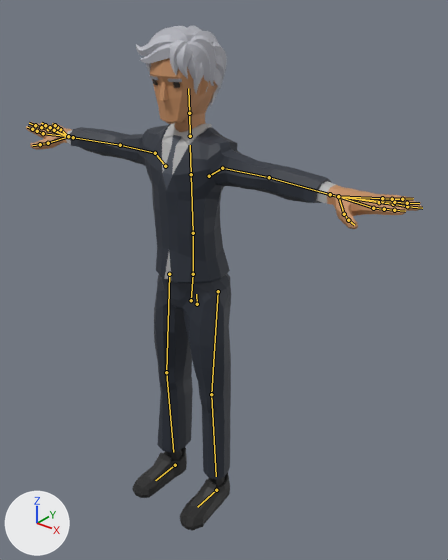
An edit to the glTF model js/models/avatars/club-crowd-m6.glb, drawn before and after from the same camera.
Before and after are seen from a 50 mm lens placed at (1.394, -1.603, 1.986), pointed at (0.128, -0.021, 1.005). Every picture has the same lights, and +X, +Y and +Z are marked at lower left. The older version comes first. The bones that change, and the others that lie on the model, are drawn over the model as lines.

Objects in the first picture: 'Suit_Body'.
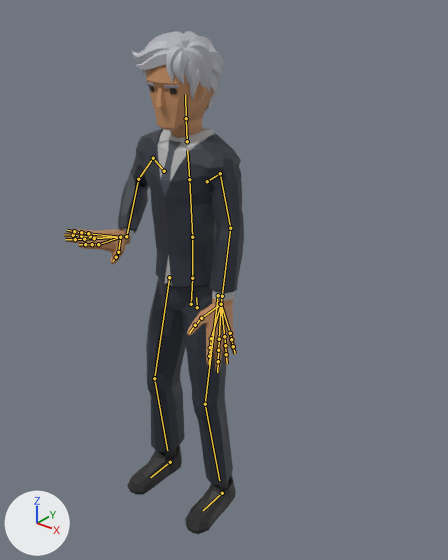
The newer file adds an action. The first version stands in its rest pose; the second is drawn at frame 92 of the action 'Drink_Loop'.

Location of each change, [x1, y1, x2, y2] in pixels of the pictures (448 x 560 px):
'Suit_Body', posed (54% narrower): before [26, 26, 422, 530]; after [64, 31, 244, 534]
bone 'Body', root to tip: before (197, 304) to (196, 294); after (197, 307) to (196, 297)
bone 'UpperArm.L', root to tip: before (222, 168) to (269, 177); after (220, 173) to (230, 228)
bone 'LowerArm.L', root to tip: before (269, 177) to (330, 194); after (230, 228) to (222, 296)
bone 'Wrist.L', root to tip: before (330, 194) to (338, 196); after (222, 296) to (221, 304)
bone 'UpperArm.R', root to tip: before (155, 153) to (120, 145); after (153, 158) to (138, 179)
bone 'LowerArm.R', root to tip: before (120, 145) to (73, 137); after (138, 179) to (126, 236)
bone 'Wrist.R', root to tip: before (73, 137) to (68, 136); after (126, 236) to (120, 237)
bone 'UpperLeg.L', root to tip: before (218, 291) to (211, 394); after (218, 295) to (205, 404)
bone 'LowerLeg.L', root to tip: before (211, 394) to (216, 476); after (205, 404) to (219, 480)
bone 'UpperLeg.R', root to tip: before (169, 274) to (166, 372); after (169, 277) to (154, 378)
bone 'LowerLeg.R', root to tip: before (166, 372) to (173, 452); after (154, 378) to (167, 450)
bone 'Foot.L', root to tip: before (216, 490) to (197, 507); after (222, 493) to (203, 510)
bone 'Foot.R', root to tip: before (175, 465) to (155, 480); after (170, 462) to (150, 477)

The edits, one by one:
Bone 'Body' (bone_body) moves from (0.0, 0.0, 0.0) to (0.0, -0.015, 0.0).
Bone 'UpperArm.L' (bone_upperarm_l) turns from (0, 0, 0) to (-74, -4, -2) degrees about its own x, y and z.
Bone 'LowerArm.L' (bone_lowerarm_l) turns from (0, 0, 0) to (-12, 16, -8) degrees about its own x, y and z.
Bone 'Wrist.L' (bone_wrist_l) turns from (0, 0, 0) to (-1, -4, -4) degrees about its own x, y and z.
Bone 'UpperArm.R' (bone_upperarm_r) turns from (0, 0, 0) to (-39, -3, -15) degrees about its own x, y and z.
Bone 'LowerArm.R' (bone_lowerarm_r) turns from (0, 0, 0) to (-55, 0, 76) degrees about its own x, y and z.
Bone 'Wrist.R' (bone_wrist_r) turns from (0, 0, 0) to (85, -41, -35) degrees about its own x, y and z.
Bone 'UpperLeg.L' (bone_upperleg_l) turns from (0, 0, 0) to (-2, 0, 8) degrees about its own x, y and z.
Bone 'LowerLeg.L' (bone_lowerleg_l) turns from (0, 0, 0) to (14, 0, 0) degrees about its own x, y and z.
Bone 'UpperLeg.R' (bone_upperleg_r) turns from (0, 0, 0) to (-2, 0, -8) degrees about its own x, y and z.
Bone 'LowerLeg.R' (bone_lowerleg_r) turns from (0, 0, 0) to (14, 0, 0) degrees about its own x, y and z.
Bone 'Foot.L' (bone_foot_l) moves from (0.0, 0.0, 0.0) to (0.03, 0.0, 0.0).
Bone 'Foot.R' (bone_foot_r) moves from (0.0, 0.0, 0.0) to (-0.03, 0.0, 0.0).
